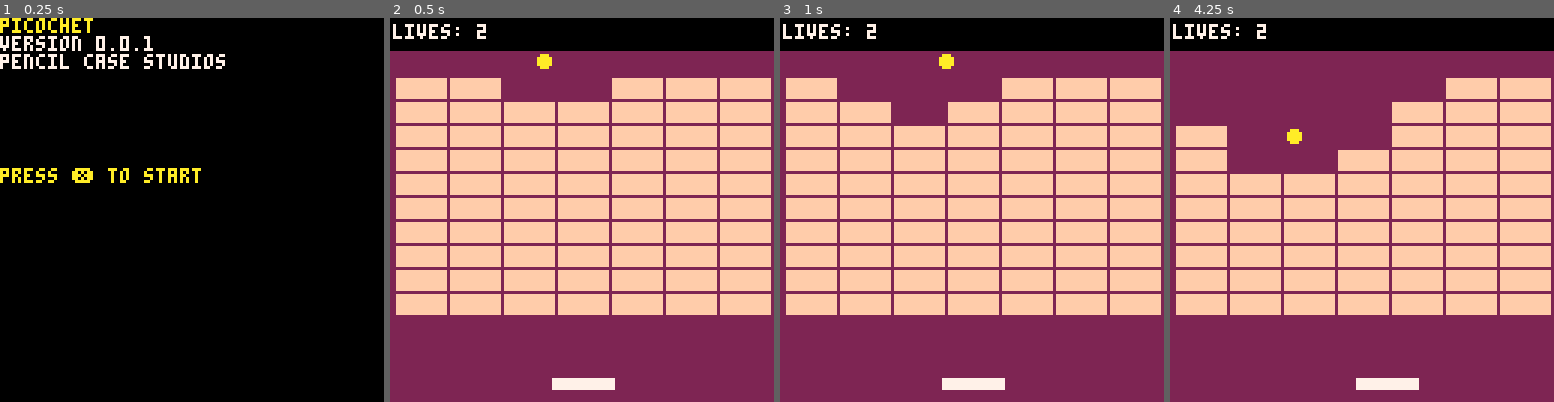
Above: before the commit, frames 1-4 (left to right).
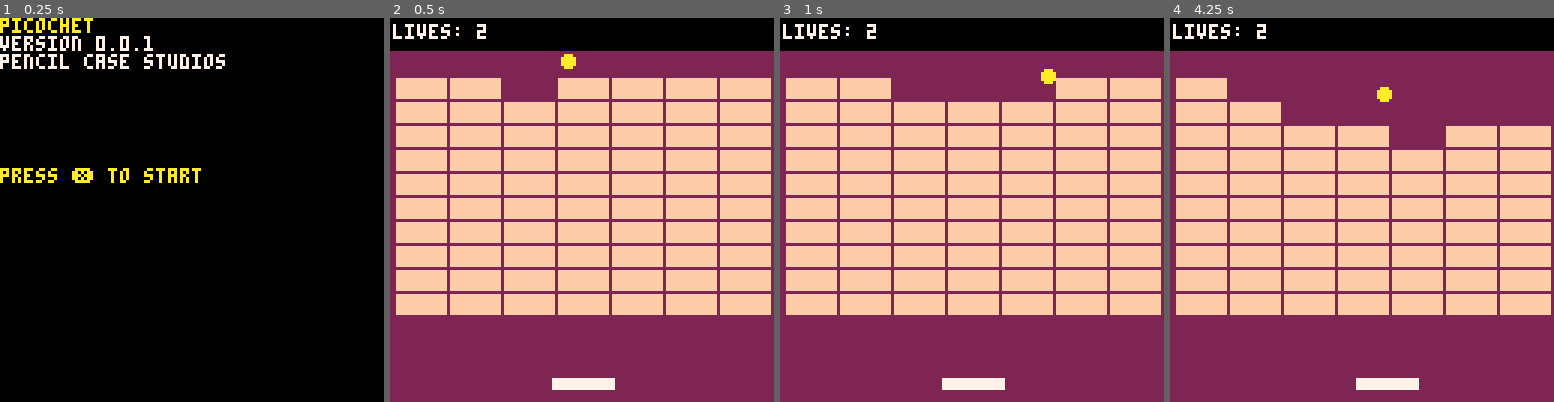
Above: after the commit, the same moments.

Repository: pencilcasestudios/picochet
Game: PICO-8 cartridge picochet.p8
Same seed, same stepped clock (60 frames per second), same inputs: the game is played once before the commit and once after it.
Inputs:
- Up to frame 1 (0.25 s): no input
- Up to frame 2 (0.5 s): tap X (X key) at 0.33 s
- Up to frame 3 (1 s): no input
- Up to frame 4 (4.25 s): tap X (X key) at 1.07, 1.85, 2.97, 4.08 s; hold Right 1.6-2.1 s; hold Right 2.47-3.03 s; hold Left 3.08-3.58 s; hold Right from 4.02 s (still down)

Frame 1 is identical in both runs. In frame 2, 1.0% of the frame differs, in the area x 38-58%, y 9-22%; in frame 3, 2.4%; in frame 4, 10%, in the area x 1-100%, y 15-40%.

Commit message:
Fix ball deflecting incorrectly
When the ball hits two bricks it would earlier deflect off both. This
caused an incorrect deflection.

This commit updates the deflection algorithm to deflect off of only one
brick if it hits the edges of two. Since it is a hit, both bricks will
disappear but the deflection will be off only the first one.

Diff:
--- a/picochet.p8
+++ b/picochet.p8
@@ -350,6 +350,9 @@
 	-- of the ball?
 	local nextx
 	local nexty
+	-- prevent the ball from
+	-- deflecting off more than
+	-- one box
 
 	-- move the paddle if left or
 	-- right is pressed
@@ -406,6 +409,8 @@
 
 	-- check if the ball hits a
 	-- brick
+	local brick_hit
+	brick_hit = false
 	for i = 1, #brick_x do
 		if is_brick_visible[i]
 				and has_ball_collided(
@@ -421,26 +426,33 @@
 			-- trajectory of the ball so
 			-- that we can appropriately
 			-- deflect it
-			if is_horizontal_deflect(
-				ball_x,
-				ball_y,
-				ball_deltax,
-				ball_deltay,
-				brick_x[i],
-				brick_y[i],
-				brick_width,
-				brick_height
-			) then
-				-- deflect in the x
-				-- direction
-				ball_deltax = -ball_deltax
-			else
-				-- deflect in the y
-				-- direction
-				ball_deltay = -ball_deltay
+
+			-- handle cases when the
+			-- ball hits two bricks at a
+			-- time
+			if not brick_hit then
+				if is_horizontal_deflect(
+					ball_x,
+					ball_y,
+					ball_deltax,
+					ball_deltay,
+					brick_x[i],
+					brick_y[i],
+					brick_width,
+					brick_height
+				) then
+					-- deflect in the x
+					-- direction
+					ball_deltax = -ball_deltax
+				else
+					-- deflect in the y
+					-- direction
+					ball_deltay = -ball_deltay
+				end
+				brick_hit = true
+				is_brick_visible[i] = false
+				sfx(brick_impact_sound)
 			end
-			is_brick_visible[i] = false
-			sfx(brick_impact_sound)
 		end
 	end
 
